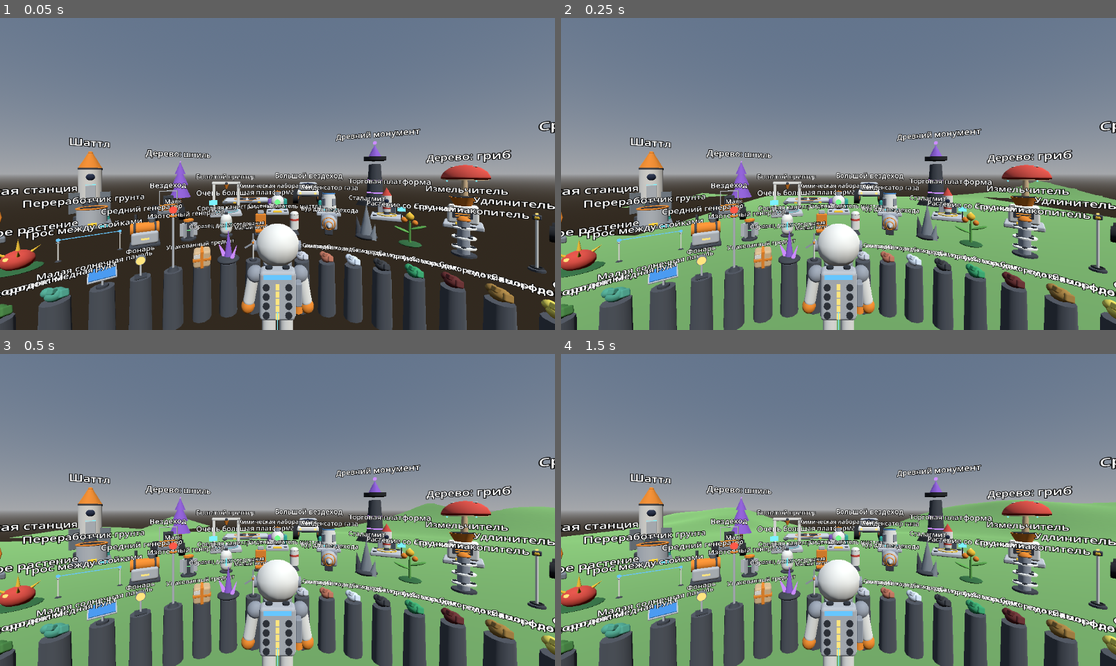
Above: before the commit, frames 1-4 (two rows, left to right).
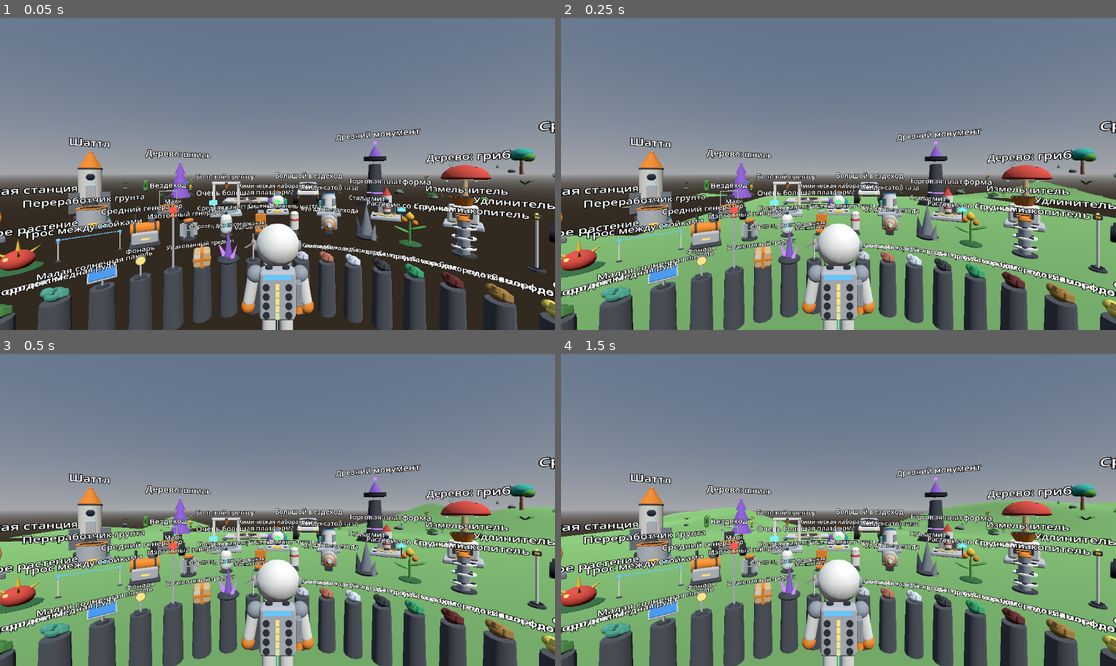
Above: after the commit, the same moments.

Repository: Vano3667/Astro-Planet
Game: Godot game, scene res://main.tscn
The game is run twice, just before and just after one commit, with the same random seed, the same clock (stepped at 60 frames per second) and the same inputs.
Inputs:
- Up to frame 1 (0.05 s): no input
- Up to frame 2 (0.25 s): no input
- Up to frame 3 (0.5 s): no input
- Up to frame 4 (1.5 s): no input

The runs differ from the first frame. In frame 1, 0.4% of the frame differs, in the area x 6-100%, y 41-60%; in frame 2, 0.4%; in frame 3, 0.4%; in frame 4, 0.4%, in the area x 5-100%, y 41-60%.

Commit message:
Окружение на грунте: растения, камни, деревья и залежи расставляются по холмам вокруг персонажа

Diff:
--- a/game/main.gd
+++ b/game/main.gd
@@ -9,6 +9,7 @@
 const Builder := preload("res://models/model_builder.gd")
 const VoxelWorld := preload("res://terrain/voxel_world.gd")
 const DigTool := preload("res://terrain/dig_tool.gd")
+const Scatter := preload("res://terrain/scatter.gd")
 
 # Own values. The reference wiki has no numbers for walking speed.
 const WALK_SPEED := 3.0
@@ -35,10 +36,12 @@
 
 var _xr_interface: XRInterface
 var _fps_timer: float = 0.0
+var _frame: int = 0
 var _gallery: Node3D
 var _character: Node3D
 var _terrain: VoxelWorld
 var _tool: DigTool
+var _scatter: Scatter
 var _snap_ready: bool = true
 
 
@@ -62,13 +65,16 @@
 	_terrain.name = "Terrain"
 	add_child(_terrain)
 
+	_scatter = Scatter.new()
+	_scatter.name = "Scatter"
+	add_child(_scatter)
+
 	_gallery = Gallery.new()
 	_gallery.name = "Gallery"
 	add_child(_gallery)
 	var gallery_ground := _gallery.get_node_or_null("GalleryGround") as Node3D
 	if gallery_ground != null:
 		gallery_ground.visible = false
-	print("[main] gallery nodes: ", _gallery.get_child_count())
 
 	_setup_character()
 	_setup_hand(left_hand, true)
@@ -81,6 +87,8 @@
 	_tool.setup(right_hand, _terrain)
 
 	_terrain.set_focus(_character.global_position)
+	_scatter.update(_character.global_position)
+	print("[main] ready: gallery nodes=%d props=%d terrain pending=%d" % [_gallery.get_child_count(), _scatter.prop_count, _terrain.pending_count()])
 
 	left_hand.button_pressed.connect(_on_button_pressed)
 	right_hand.button_pressed.connect(_on_button_pressed)
@@ -127,6 +135,10 @@
 
 
 func _process(delta: float) -> void:
+	_frame += 1
+	if _frame == 100:
+		# One line for the build log: shows that the ground was built without a headset.
+		print("[main] frame 100: terrain built=%d pending=%d props=%d character_y=%.2f" % [_terrain.built_count, _terrain.pending_count(), _scatter.prop_count, _character.global_position.y])
 	_update_fps(delta)
 	_update_move(delta)
 	_update_ground(delta)
@@ -182,6 +194,7 @@
 	rig.y = lerpf(rig.y, y + CAM_HEIGHT, clampf(CAM_FOLLOW * delta, 0.0, 1.0))
 	xr_origin.global_position = rig
 	_terrain.set_focus(pos)
+	_scatter.update(pos)
 
 
 func _update_snap_turn() -> void:
--- /dev/null
+++ b/game/terrain/scatter.gd
@@ -0,0 +1,109 @@
+extends Node3D
+# Puts plants, rocks, trees and resource deposits on the untouched ground around a point.
+# The layout is the same on every run: each 8 m column of ground has its own fixed random seed.
+# The flat start area (the model showroom) stays empty.
+# Written without running the engine; see docs/STATUS.md.
+
+const Gen := preload("res://terrain/terrain_gen.gd")
+const Builder := preload("res://models/model_builder.gd")
+const Models := preload("res://models/index.gd")
+
+const VIEW := 3            # columns with props around the focus
+const KEEP := 4            # columns farther than this are removed
+const MIN_DIST := 26.0     # nothing closer to the start point than this, meters
+const SEED := 9173
+
+# id: model, w: how often it appears, lo / hi: size range, tint: resource color (optional)
+const KINDS := [
+	{"id": "grass_tuft", "w": 6.0, "lo": 0.9, "hi": 1.8},
+	{"id": "bush", "w": 2.0, "lo": 0.8, "hi": 1.5},
+	{"id": "fern", "w": 2.0, "lo": 0.8, "hi": 1.6},
+	{"id": "flower", "w": 1.5, "lo": 0.9, "hi": 1.6},
+	{"id": "pod_plant", "w": 0.6, "lo": 0.8, "hi": 1.3},
+	{"id": "cactus_plant", "w": 0.5, "lo": 0.8, "hi": 1.4},
+	{"id": "rock_small", "w": 2.0, "lo": 0.7, "hi": 1.8},
+	{"id": "rock_large", "w": 0.6, "lo": 0.7, "hi": 1.3},
+	{"id": "boulder_cluster", "w": 0.5, "lo": 0.7, "hi": 1.4},
+	{"id": "tree_puff", "w": 1.2, "lo": 0.8, "hi": 1.5},
+	{"id": "tree_spire", "w": 0.8, "lo": 0.8, "hi": 1.4},
+	{"id": "mushroom_tree", "w": 0.4, "lo": 0.7, "hi": 1.2},
+	{"id": "resource_deposit", "w": 0.5, "lo": 0.9, "hi": 1.4, "tint": "resin"},
+	{"id": "resource_deposit", "w": 0.5, "lo": 0.9, "hi": 1.4, "tint": "compound"},
+	{"id": "resource_deposit", "w": 0.3, "lo": 0.9, "hi": 1.4, "tint": "organic"},
+	{"id": "resource_deposit", "w": 0.3, "lo": 0.9, "hi": 1.4, "tint": "clay"},
+	{"id": "resource_deposit", "w": 0.3, "lo": 0.9, "hi": 1.4, "tint": "quartz"},
+	{"id": "research_pod", "w": 0.15, "lo": 0.9, "hi": 1.1},
+	{"id": "wreck_panel", "w": 0.1, "lo": 0.9, "hi": 1.3},
+]
+
+var prop_count: int = 0
+
+var _columns: Dictionary = {}
+var _focus := Vector2i(999999, 999999)
+var _total_weight: float = 0.0
+
+
+func _init() -> void:
+	for item in KINDS:
+		var kind: Dictionary = item
+		_total_weight += float(kind["w"])
+
+
+func update(pos: Vector3) -> void:
+	var key := Vector2i(floori(pos.x / Gen.SIZE), floori(pos.z / Gen.SIZE))
+	if key == _focus:
+		return
+	_focus = key
+	for dz in range(-VIEW, VIEW + 1):
+		for dx in range(-VIEW, VIEW + 1):
+			var k := Vector2i(key.x + dx, key.y + dz)
+			if not _columns.has(k):
+				_columns[k] = _make_column(k)
+	for k in _columns.keys():
+		var kk: Vector2i = k
+		if absi(kk.x - key.x) > KEEP or absi(kk.y - key.y) > KEEP:
+			var holder: Node3D = _columns[k]
+			prop_count -= holder.get_child_count()
+			holder.queue_free()
+			_columns.erase(k)
+
+
+func _pick(r: float) -> Dictionary:
+	var acc: float = 0.0
+	for item in KINDS:
+		var kind: Dictionary = item
+		acc += float(kind["w"])
+		if r <= acc:
+			return kind
+	return KINDS[0]
+
+
+func _make_column(k: Vector2i) -> Node3D:
+	var holder := Node3D.new()
+	add_child(holder)
+	var rng := RandomNumberGenerator.new()
+	rng.seed = hash(k) + SEED
+	var count: int = rng.randi_range(2, 5)
+	for n in count:
+		var x: float = (float(k.x) + rng.randf()) * Gen.SIZE
+		var z: float = (float(k.y) + rng.randf()) * Gen.SIZE
+		var kind: Dictionary = _pick(rng.randf() * _total_weight)
+		var size: float = rng.randf_range(float(kind["lo"]), float(kind["hi"]))
+		var yaw: float = rng.randf() * TAU
+		if x * x + z * z < MIN_DIST * MIN_DIST:
+			continue
+		var tint: Color = Builder.DEFAULT_TINT
+		if kind.has("tint"):
+			tint = Models.get_tint(str(kind["tint"]))
+		var node: Node3D = Builder.build(str(kind["id"]), tint)
+		var bottom: float = 0.0
+		var mi := node as MeshInstance3D
+		if mi != null and mi.mesh != null:
+			bottom = mi.mesh.get_aabb().position.y
+		node.scale = Vector3(size, size, size)
+		node.rotation.y = yaw
+		# Slightly sunk into the ground so that props do not hang in the air on slopes.
+		node.position = Vector3(x, Gen.height(x, z) - (bottom + 0.06) * size, z)
+		holder.add_child(node)
+		prop_count += 1
+	return holder
